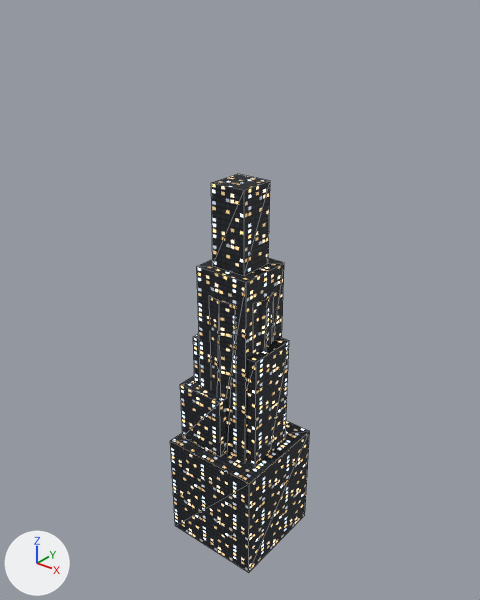
An edit to the glTF model public/assets/skyline.glb, drawn before and after from the same camera.
Camera for both pictures: a 50 mm lens placed at (136.1, -170.5, 211.7), pointed at (-1.9, 2.0, 104.7). Arrows for +X, +Y and +Z are at lower left; the lights stay in place. The first picture is the older version. Mesh edges are drawn as thin lines. Where no turn or scale is listed for an object, it has been applied to the vertices. Vertices at exactly the same position are counted once.

The first picture shows 'Skyline_0', 'Skyline_1', 'Skyline_2', 'Skyline_3'.
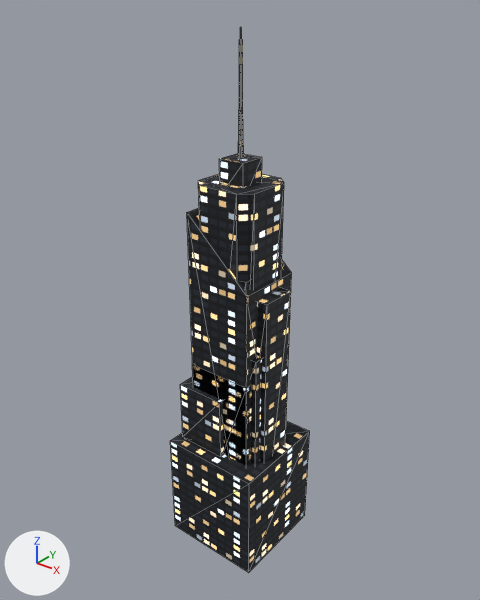
Patch to the scene script:
```diff
--- a/public/assets/skyline.glb.py
+++ b/public/assets/skyline.glb.py
@@ me_skyline_0 @@
-me_skyline_0.from_pydata(...)  # 8 vertices, 12 faces; spans x -15.0..15.0, y -10.0..10.0, z 0.0..90.0
+me_skyline_0.from_pydata(...)  # 16 vertices, 24 faces; spans x -15.0..15.0, y -10.0..10.0, z 0.0..104.0
+# me_skyline_0 part 1: 12 kept faces spanning x -15.0..15.0, y -10.0..10.0, z 0.0..90.0 get new texture (UV) coordinates
+# edits to the shape of me_skyline_0 do not show in these pictures
 me_skyline_0.materials.append(mat_skyline)
@@ me_skyline_1 @@
 # verts and faces of me_skyline_1; kept vertices keep their numbers, new ones are numbered from 16
-me_skyline_1.from_pydata(...)  # 16 vertices, 24 faces; spans x -11.0..11.0, y -11.0..11.0, z 0.0..150.0
+me_skyline_1.from_pydata(...)  # 36 vertices, 56 faces; spans x -11.0..11.0, y -11.0..11.0, z 0.0..198.0
+# me_skyline_1 part 2: a new loose piece, a box spanning x -5.0..5.0, y -5.0..5.0, z 145.0..158.0, in mat_skyline
+# me_skyline_1 part 3: a new loose piece, a 6-sided cut cone along z (radius 0.9 at the low end, 0.1 at the high end) spanning x -0.8..0.8, y -0.9..0.9, z 158.0..198.0, in mat_skyline
+# me_skyline_1 part 4
+verts[8] = (-8.0, -8.0, 120.0)  # moved
+verts[9] = (8.0, -8.0, 120.0)  # moved
+verts[10] = (8.0, 8.0, 120.0)  # moved
+verts[11] = (-8.0, 8.0, 120.0)  # moved
+verts[12] = (-8.0, -8.0, 145.0)  # moved
+verts[13] = (8.0, -8.0, 145.0)  # moved
+verts[14] = (8.0, 8.0, 145.0)  # moved
+verts[15] = (-8.0, 8.0, 145.0)  # moved
+# me_skyline_1 part 5: 24 kept faces spanning x -11.0..11.0, y -11.0..11.0, z 0.0..145.0 get new texture (UV) coordinates
 me_skyline_1.materials.append(mat_skyline)
@@ me_skyline_2 @@
-me_skyline_2.from_pydata(...)  # 24 vertices, 44 faces; spans x -12.0..12.0, y -12.0..12.0, z 0.0..110.0
+me_skyline_2.from_pydata(...)  # 48 vertices, 88 faces; spans x -12.0..12.0, y -12.0..12.0, z 0.0..118.0
+# me_skyline_2 part 6: 42 kept faces spanning x -12.0..12.0, y -12.0..12.0, z 0.0..110.0 get new texture (UV) coordinates
+# edits to the shape of me_skyline_2 do not show in these pictures
 me_skyline_2.materials.append(mat_skyline)
@@ me_skyline_3 @@
 me_skyline_3.from_pydata(...)  # 16 vertices, 24 faces; spans x -20.0..20.0, y -20.0..20.0, z 0.0..70.0
+# me_skyline_3 part 7: texture (UV) coordinates of 24 of 24 faces, centred in x -20.0..20.0, y -20.0..20.0, z 0.0..70.0, changed; they spanned u -1.25..10.0, v -1.25..4.38 and now span u -0.62..5.0, v -0.62..2.5
 me_skyline_3.materials.append(mat_skyline)
@@ ob_skyline_7 @@
+ob_skyline_7 = bpy.data.objects.new('Skyline_7', me_skyline_7)  # 28 vertices, 48 faces; spans x -12.0..12.0, y -12.0..12.0, z 0.0..194.0
+ob_skyline_7.location = (0.0, 0.0, 0.0)
@@ ob_skyline_6 @@
+ob_skyline_6 = bpy.data.objects.new('Skyline_6', me_skyline_6)  # 8 vertices, 12 faces; spans x -13.0..13.0, y -13.0..13.0, z 0.0..140.0
+ob_skyline_6.location = (0.0, 0.0, 0.0)
@@ ob_skyline_5 @@
+ob_skyline_5 = bpy.data.objects.new('Skyline_5', me_skyline_5)  # a box spanning x -13.0..13.0, y -13.0..13.0, z 0.0..80.0; a box spanning x -10.0..10.0, y -10.0..10.0, z 80.0..92.0; a box spanning x -7.0..7.0, y -7.0..7.0, z 92.0..102.0; a box spanning x -4.0..4.0, y -4.0..4.0, z 102.0..110.0
+ob_skyline_5.location = (0.0, 0.0, 0.0)
@@ ob_skyline_4 @@
+ob_skyline_4 = bpy.data.objects.new('Skyline_4', me_skyline_4)  # a box spanning x -17.0..-3.0, y -7.0..7.0, z 0.0..130.0; a box spanning x 3.0..17.0, y -7.0..7.0, z 0.0..112.0
+ob_skyline_4.location = (0.0, 0.0, 0.0)
```

Where the change shows, as pixel boxes [x1, y1, x2, y2] in the pictures (480 x 600 px; the box of a moved part takes in the faces that stretch with it):
'Skyline_1', reshaped
    before: [197, 174, 284, 461]
    after: [220, 27, 284, 288]
'Skyline_6', added
    after: [187, 208, 292, 466]
'Skyline_7', added
    after: [198, 40, 284, 289]
'Skyline_4', added
    after: [257, 288, 291, 462]
'Skyline_0', reshaped
    before: [193, 333, 289, 464]
    after: [251, 355, 289, 464]
'Skyline_2', reshaped (not visible afterwards)
    before: [213, 295, 272, 454]
'Skyline_5', added
    after: [192, 364, 252, 465]
part 2 of me_skyline_1, added
    after: [220, 153, 262, 188]
part 3 of me_skyline_1, added
    after: [238, 27, 244, 159]
part 4 of me_skyline_1, moved or reshaped (not visible afterwards)
    before: [211, 174, 270, 276]
part 5 of me_skyline_1, surface changed
    before: [197, 174, 284, 461]
    after: [241, 262, 284, 288]
part 7 of me_skyline_3, surface changed
    both: [170, 377, 310, 573]
